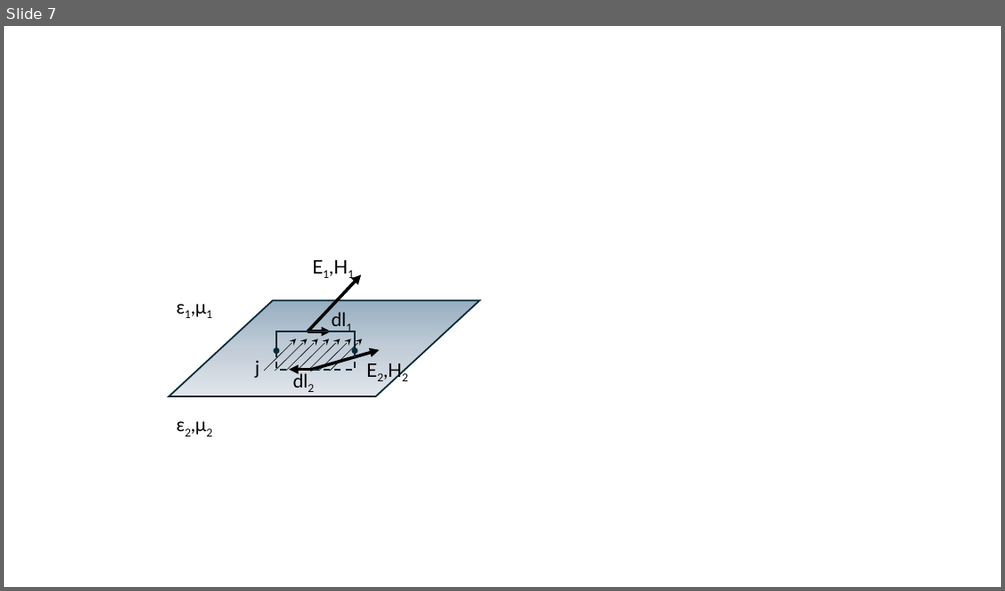
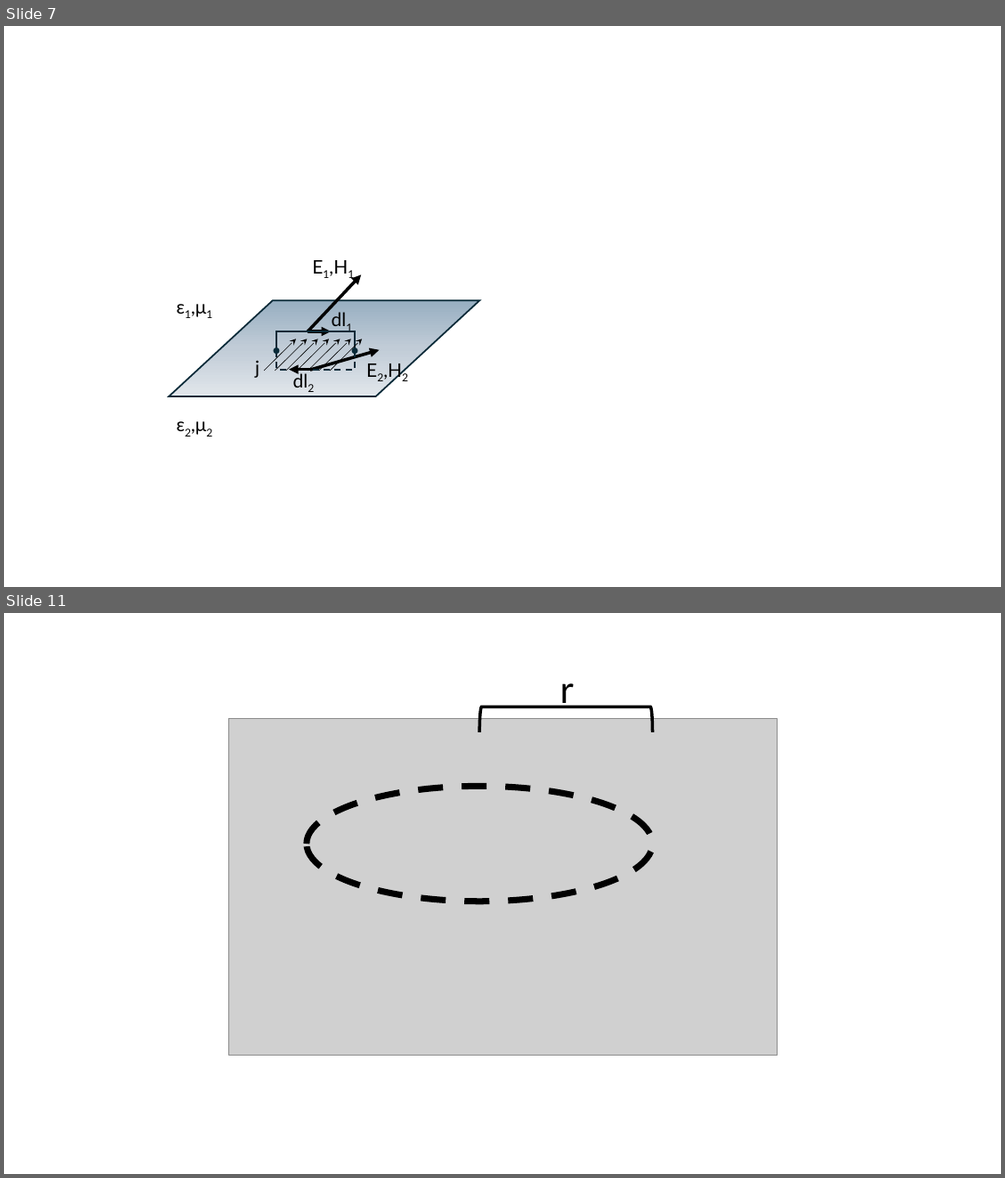
Before and after one commit to GuillermoRegodon/jupyter-em2fisuco-teoria, a slide deck: images/images.pptx. Shown one above the other, each under a label of ours: slide 7 before the commit, slides 7 and 11 after it; the slides between them are not shown. The pictures are 1005x591 and 1005x1178 pixels, drawn with LibreOffice and Linux fonts; fonts in the diff are those of the drawing; grey boxes stand for pictures. Boxes give left, top, right and bottom in pixels: in the first picture for what was removed or moved away, otherwise in the second. Text is boxed around its words. In the diff, an @@ line names an element or a change of style, - is before the commit and + after.

```diff
--- a/images/images.pptx
+++ b/images/images.pptx
@@ slide 11 added at <box>4,613,1001,1174</box>, background #FFFFFF @@
@@ text added at <box>560,683,574,708</box>, 36 pt, text #000000 @@
+r
@@ picture added at <box>228,718,777,1055</box> @@
@@ right bracket added at <box>480,706,653,732</box>, outline #000000 3 pt @@
@@ ellipse added at <box>307,786,653,900</box>, outline #000000 6 pt dashed @@
```
Also in this commit, not shown: 5 other slides added, 46 other files.
